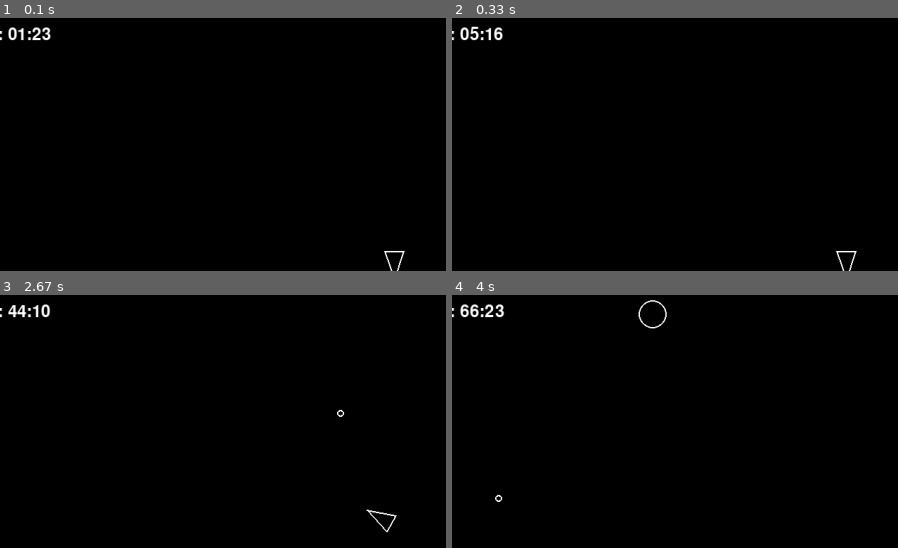
Above: before the commit, frames 1-4 (two rows, left to right).
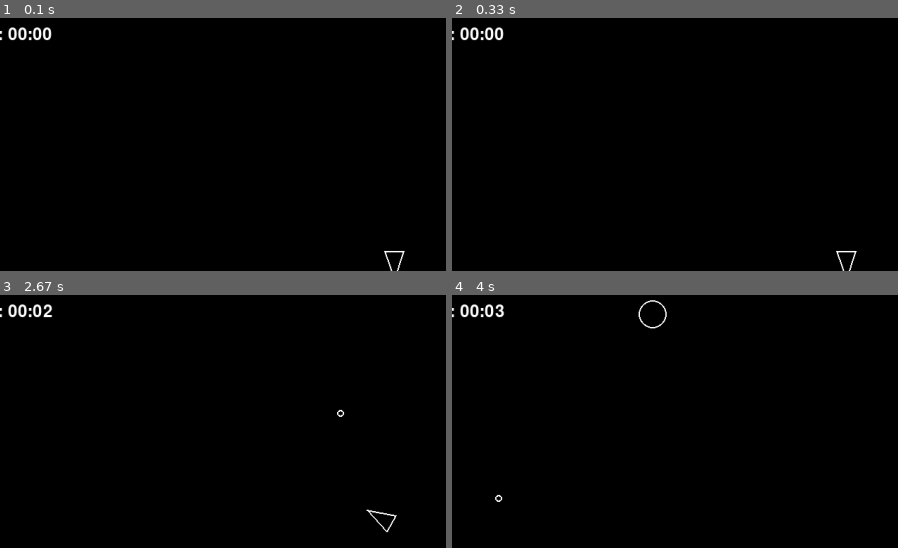
Above: after the commit, the same moments.

Repository: TobiasPartzsch/asteroids-game
Game: pygame game, started from main.py
Same seed, same stepped clock (60 frames per second), same inputs: the game is played once before the commit and once after it.
Inputs:
- Up to frame 1 (0.1 s): no input
- Up to frame 2 (0.33 s): no input
- Up to frame 3 (2.67 s): tap Space at 0.33, 0.73, 1.03, 1.23, 1.57, 1.87, 2.07, 2.37, 2.63 s; hold D 0.67-1.13 s; hold W 1.17-1.47 s; hold D 1.5-1.97 s; hold A 2-2.53 s; hold S from 2.57 s (still down)
- Up to frame 4 (4 s): release S at 2.87 s; hold A 2.9-3.3 s; tap Space at 2.97, 3.27, 3.4, 3.8 s; hold W 3.33-3.7 s; hold D from 3.73 s (still down)
The pictures show only the part of the screen within x 5-55%, y 1-51%; the shares and areas given below are measured in that part.

The runs differ from the first frame. In frame 1, 0.3% of the frame differs, in the area x 4-12%, y 3-10%; in frame 2, 0.2%; in frame 3, 0.4%, in the area x 1-12%, y 3-10%; in frame 4, 0.1%.

Commit message:
implemented collision behaviour. only DELETE works so far

Diff:
--- a/asteroid.py
+++ b/asteroid_sprite.py
@@ -2,7 +2,9 @@
 import pygame
 
 from circleshape import CircleShape
+from collision_types import CollisionBehaviour
 from constants import ASTEROID_MIN_RADIUS, ASTEROID_SPLIT_ANGLE, ASTEROID_SPLIT_DIRECTIONS, ASTEROID_SPLIT_SPEEDUP
+from physics import bounce_asteroids
 
 
 class Asteroid(CircleShape):
@@ -35,3 +37,21 @@
             a.velocity = self.velocity.copy()
             a.velocity *= ASTEROID_SPLIT_SPEEDUP
             a.velocity = a.velocity.rotate(angle * direction)
+            offset = a.velocity.normalize() * new_radius * 3
+            print(f"offset for splitting: {offset}")
+            a.position += offset
+
+
+    def bounce_with(self, other):
+        bounce_asteroids(self, other)
+
+    def handle_collision(self, other_asteroid, behavior=CollisionBehaviour.DELETE):
+        # Dictionary mapping behaviors to methods
+        behaviors = {
+            CollisionBehaviour.DELETE: lambda: (self.kill(), other_asteroid.kill()),
+            CollisionBehaviour.SPLIT: lambda: (self.split(), other_asteroid.split()),
+            CollisionBehaviour.BOUNCE: lambda: self.bounce_with(other_asteroid)
+        }
+
+        # Execute the selected behavior
+        behaviors[behavior]()
--- a/asteroidfield.py
+++ b/asteroidfield.py
@@ -1,6 +1,6 @@
 import pygame
 import random
-from asteroid import Asteroid
+from asteroid_sprite import Asteroid
 from constants import *
 
 
--- a/circleshape.py
+++ b/circleshape.py
@@ -23,4 +23,24 @@
         pass
 
     def check_collision(self, other):
-        return self.position.distance_to(other.position) <= self.radius + other.radius
+        # return self.position.distance_to(other.position) <= self.radius + other.radius
+        # First check if there's a collision
+        distance = (self.position - other.position).length()
+        collision_detected = distance < (self.radius + other.radius)
+
+        if collision_detected:
+            # Resolve position overlap
+            collision_normal = (self.position - other.position).normalize()
+            overlap = (self.radius + other.radius) - distance
+
+            if overlap > 0:
+                # Move asteroids apart along the collision normal
+                # Distribute the separation based on relative sizes
+                total_radius = self.radius + other.radius
+                self_ratio = other.radius / total_radius
+                other_ratio = self.radius / total_radius
+
+                self.position += collision_normal * overlap * self_ratio
+                other.position -= collision_normal * overlap * other_ratio
+
+        return collision_detected
--- /dev/null
+++ b/collision_types.py
@@ -0,0 +1,8 @@
+# Define collision behaviour types
+from enum import Enum, auto
+
+
+class CollisionBehaviour(Enum):
+    DELETE = auto()
+    SPLIT = auto()
+    BOUNCE = auto()
--- a/constants.py
+++ b/constants.py
@@ -1,15 +1,20 @@
+from collision_types import CollisionBehaviour
+
+
 SCREEN_WIDTH = 1280
 SCREEN_HEIGHT = 720
 
 ASTEROID_MIN_RADIUS = 20
 ASTEROID_SIZES = 3
 ASTEROID_SPAWN_RATE = 0.8  # seconds
-ASTEROID_SPAWN_RATE_INCREASE = 0  # divisor for current time, default 60 no increase if 0
+ASTEROID_SPAWN_RATE_INCREASE = 1  # divisor for current time, default 60, no increase if 0
 ASTEROID_MAX_RADIUS = ASTEROID_MIN_RADIUS * ASTEROID_SIZES
-ASTEROID_COLLISION = False
+ASTEROID_COLLISION = True
 ASTEROID_SPLIT_SPEEDUP = 1.2  # multiplier for speed when asteroids are split
-ASTEROID_SPLIT_DIRECTIONS = (-1, 0, 1)  # 3-way split
+ASTEROID_SPLIT_DIRECTIONS = (-1, 1)  # 2-way split
 ASTEROID_SPLIT_ANGLE = (20, 50)  # Min and max angle in degrees
+ASTEROID_ON_COLLISION = CollisionBehaviour.DELETE  # ASTEROID_COLLISION needs to be True
+ASTEROID_COLLISION_OVERLAP = 2
 
 PLAYER_RADIUS = 20
 PLAYER_TURN_SPEED = 300
--- a/main.py
+++ b/main.py
@@ -1,8 +1,9 @@
+from itertools import chain
 import sys
 
 import pygame
 
-from asteroid import Asteroid
+from asteroid_sprite import Asteroid
 from asteroidfield import AsteroidField
 from constants import *
 from player import Player
@@ -46,18 +47,27 @@
         for _ in updatable:
             _.update(dt)
 
+        game_time = pygame.time.get_ticks() / 1000
+        minutes = int(game_time) // 60
+        seconds = int(game_time) % 60
+
         # asteroid collision
+        asteroid_list = asteroids.sprites()
         if ASTEROID_COLLISION:
-            asteroids_to_kill = set()
+            colliding_asteroids = set()
             for (idx1, a1) in enumerate(asteroids, 0):
                 # look forward
                 # Note: index access might be faster if performance becomes an issue
-                for (idx2, a2) in enumerate(list(asteroids)[idx1 + 1::], idx1 + 1):
+                for (idx2, a2) in enumerate(asteroid_list[idx1 + 1::], idx1 + 1):
                     if a1.check_collision(a2):
-                        asteroids_to_kill.add(a1)
-                        asteroids_to_kill.add(a2)
-            for _ in asteroids_to_kill:
-                _.kill()
+                        colliding_asteroids.add((a1, a2))
+            for (a1, a2) in colliding_asteroids:
+                    a1.handle_collision(a2, ASTEROID_ON_COLLISION)
+            else:
+                asteroids_to_process = set(chain(*colliding_asteroids))
+                for _ in asteroids_to_process:
+                    _.kill()
+
 
         # shot collision
         asteroids_to_split = set()
@@ -75,15 +85,12 @@
         # player collision
         for _ in asteroids:
             if _.check_collision(player):
-                sys.exit("Game over!")
+                sys.exit(f"Game over! You lasted {minutes:02}:{seconds:02}")
 
         screen.fill("black")
         for _ in drawable:
             _.draw(screen)
 
-        game_time = pygame.time.get_ticks()
-        minutes = int(game_time) // 60
-        seconds = int(game_time) % 60
         timer_text = font.render(f"Time: {minutes:02}:{seconds:02}", True, (255, 255, 255))
         screen.blit(timer_text, (20, 20))  # Position in top-left corner
 
--- /dev/null
+++ b/physics.py
@@ -0,0 +1,19 @@
+import pygame
+
+
+def bounce_asteroids(asteroid1, asteroid2):
+    # Calculate collision normal (direction from asteroid1 to asteroid2)
+    normal = pygame.math.Vector2(
+        asteroid2.position.x - asteroid1.position.x,
+        asteroid2.position.y - asteroid1.position.y
+    )
+    normal = normal.normalize()  # Make it a unit vector
+
+    # Calculate velocity components along the normal
+    v1_dot = asteroid1.velocity.dot(normal)
+    v2_dot = asteroid2.velocity.dot(normal)
+
+    # Calculate momentum transfer (assuming equal mass for simplicity)
+    # For different masses: (2*m2)/(m1+m2) * (v1_dot-v2_dot) * normal
+    asteroid1.velocity -= 2 * v1_dot * normal
+    asteroid2.velocity -= 2 * v2_dot * normal
